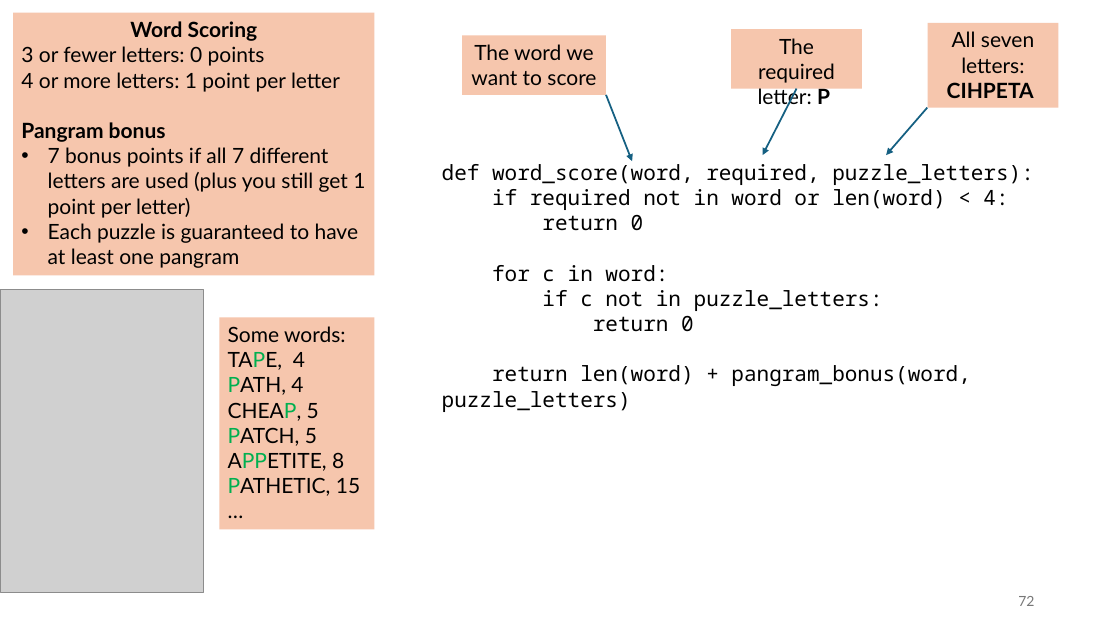
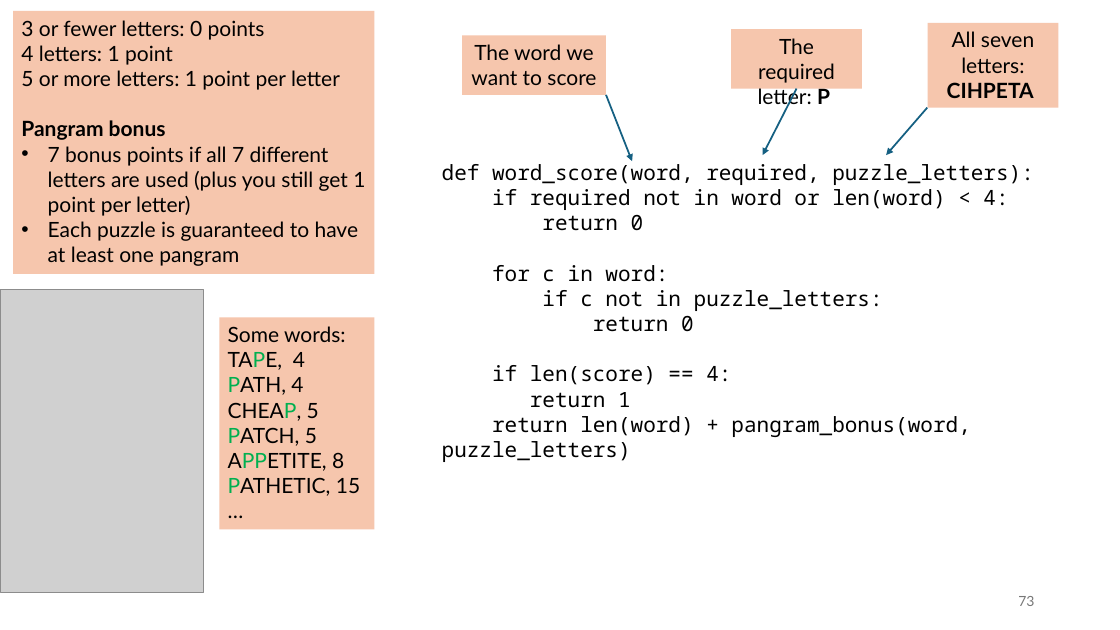
Before and after one commit to tjd1234/cmpt120spring2026, a slide deck: slide 73 of lecture_notes/chapter7/chapter7.pptx (slide 72 before the commit). Drawn at 1120x630 pixels with LibreOffice and Linux fonts; fonts in the diff are those of the drawing; grey boxes stand for pictures. Boxes give left, top, right and bottom in pixels: in the first picture for what was removed or moved away, otherwise in the second. Text is boxed around its words. In the diff, an @@ line names an element or a change of style, - is before the commit and + after.

```diff
--- a/lecture_notes/chapter7/chapter7.pptx
+++ b/lecture_notes/chapter7/chapter7.pptx
@@ text in rectangle at (130,21,258,41): paragraph removed @@
-Word Scoring
@@ text in rectangle at (21,45,340,90): text changed @@
-4 or more letters: 1 point per letter
+4 letters: 1 point
+5 or more letters: 1 point per letter
@@ text at (492,365,731,408): paragraph added @@
+if len(score) == 4:
+return 1
@@ page number at (1018,596,1034,606): text changed @@
-72
+73
```
Also in this commit, not shown: 22 other slides changed, 1 slide added.
